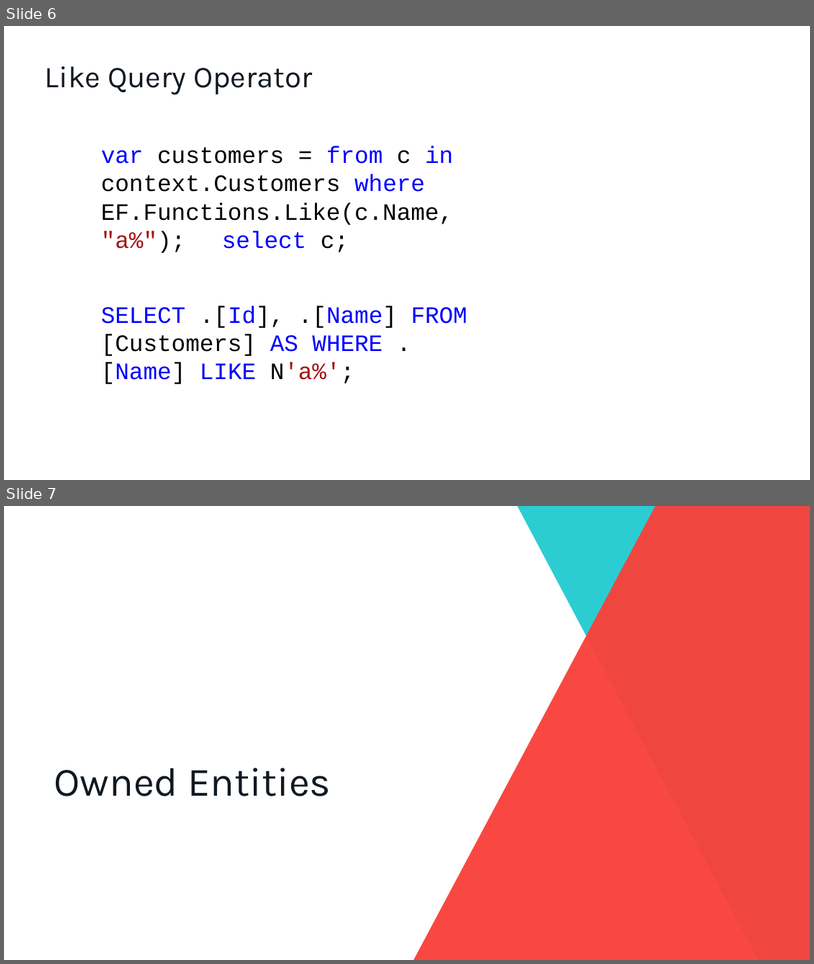
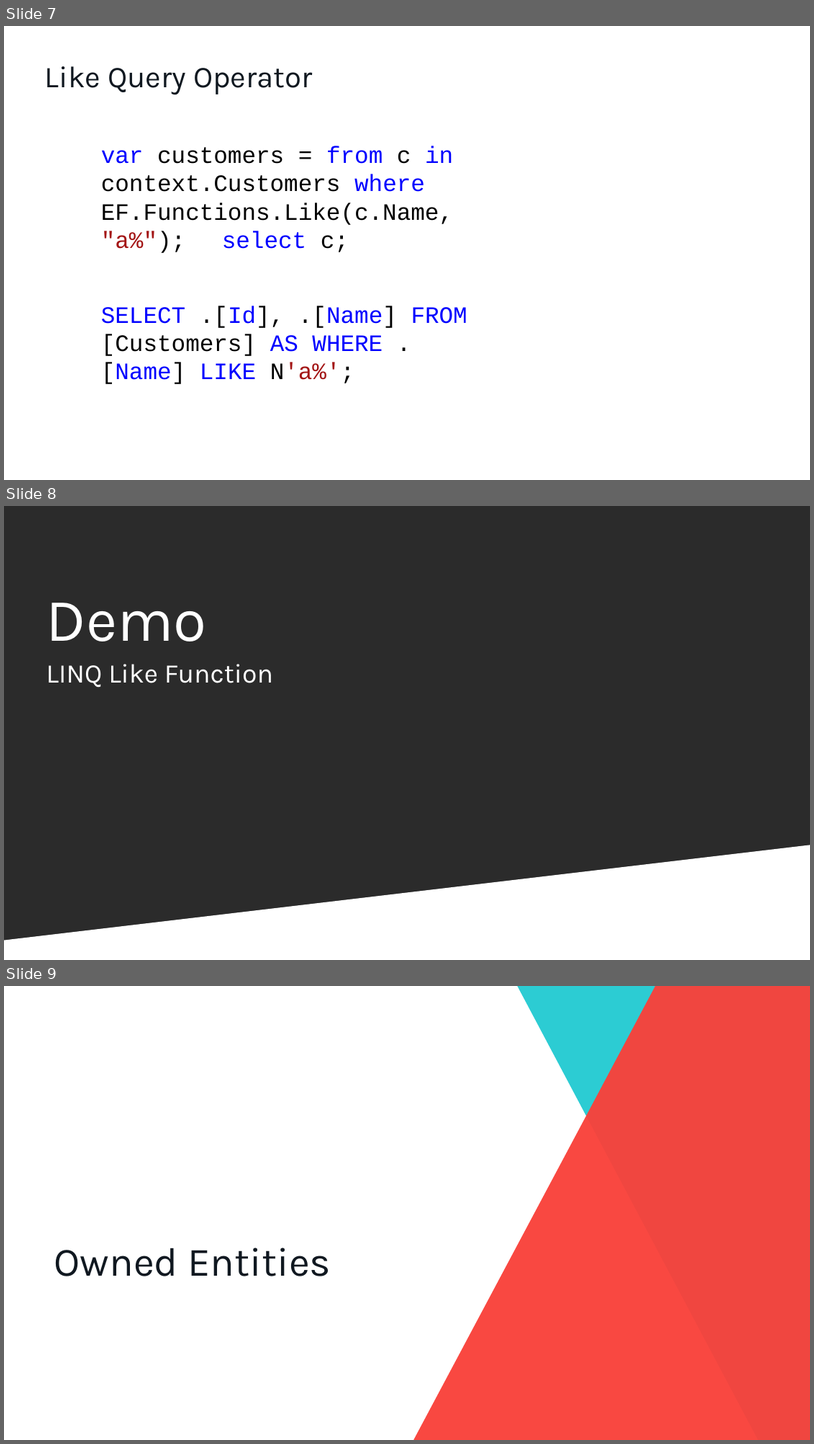
Before and after one commit to cwoodruff/EFCore21Demos, a slide deck: What’s new in Entity Framework Core 2.2.pptx. Shown one above the other, each under a label of ours: slides 6 and 7 before the commit, slides 7, 8 and 9 after it. The pictures are 814x964 and 814x1444 pixels, drawn with LibreOffice and Linux fonts; fonts in the diff are those of the drawing; background and template pictures are left out; a plain dark background stands for a picture behind light text. Boxes give left, top, right and bottom in pixels: in the first picture for what was removed or moved away, otherwise in the second. Text is boxed around its words. In the diff, an @@ line names an element or a change of style, - is before the commit and + after.

```diff
--- a/What’s new in Entity Framework Core 2.2.pptx
+++ b/What’s new in Entity Framework Core 2.2.pptx
@@ slide 8 added at (4, 506, 810, 960), background picture (left out) @@
@@ title added at (46, 602, 207, 641), 72 pt, text #FFFFFF @@
+Demo
@@ subtitle added at (46, 664, 273, 687), 32 pt, text #FFFFFF @@
+LINQ Like Function
@@ freeform shape added at (4, 844, 810, 960), fill #FFFFFF @@
@@ what was slide 6 is now slide 7 @@
@@ what was slide 7 is now slide 9 @@
```
Also in this commit, not shown: 1 other slide added, 2 slides removed, 4 other files.
